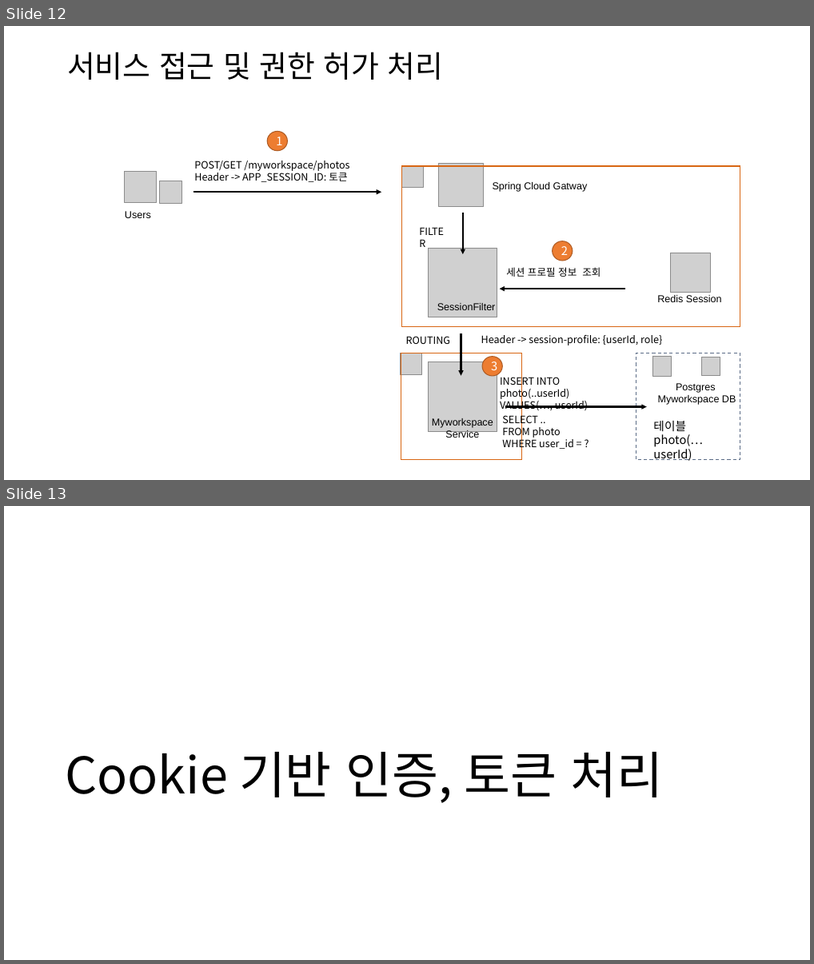
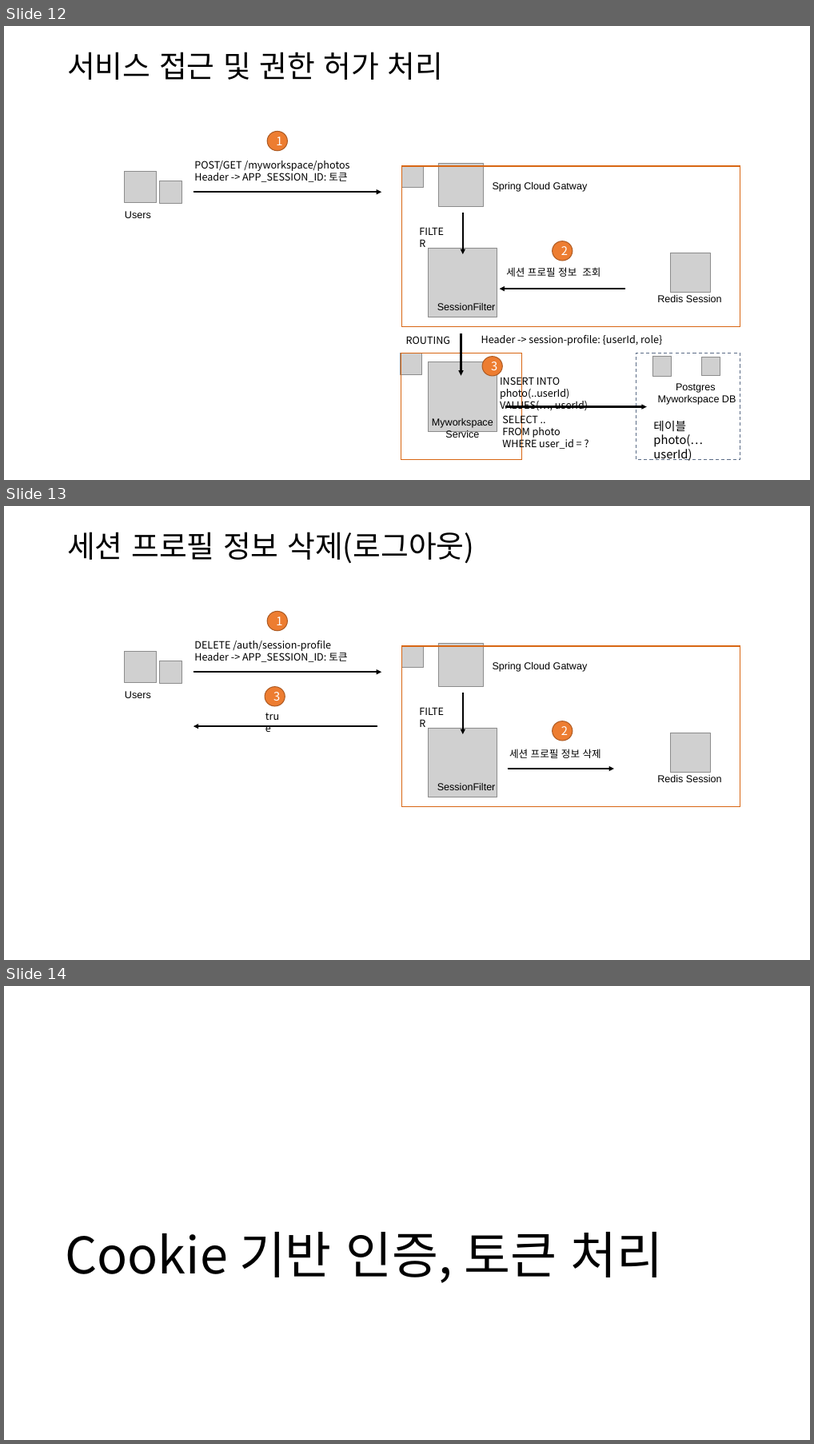
Before and after one commit to kdkcom1234/git2021, a slide deck: 8-msa-cloud/auth/-. 인증, 허가, 세션.pptx. Shown one above the other, each under a label of ours: slides 12 and 13 before the commit, slides 12, 13 and 14 after it. The pictures are 814x964 and 814x1444 pixels, drawn with LibreOffice and Linux fonts; fonts in the diff are those of the drawing; grey boxes stand for pictures. Boxes give left, top, right and bottom in pixels: in the first picture for what was removed or moved away, otherwise in the second. Text is boxed around its words. In the diff, an @@ line names an element or a change of style, - is before the commit and + after.

```diff
--- a/8-msa-cloud/auth/-. 인증, 허가, 세션.pptx
+++ b/8-msa-cloud/auth/-. 인증, 허가, 세션.pptx
@@ slide 13 added at (x1=4, y1=506, x2=810, y2=960), background #FFFFFF @@
@@ title added at (x1=67, y1=532, x2=474, y2=564), 36 pt, text #000000 @@
+세션 프로필 정보 삭제(로그아웃)
@@ ellipse added at (x1=267, y1=612, x2=287, y2=631), fill #ED7D31, outline #AF5C24 1 pt, 14 pt, text #FFFFFF @@
+1
@@ text added at (x1=194, y1=640, x2=347, y2=662), 12 pt, text #000000 @@
+DELETE /auth/session-profile
+Header -> APP_SESSION_ID: 토큰
@@ picture added at (x1=402, y1=645, x2=424, y2=667) @@
@@ rectangle added at (x1=402, y1=646, x2=741, y2=806), outline #D86613 1 pt @@
@@ picture added at (x1=439, y1=644, x2=484, y2=687) @@
@@ picture added at (x1=124, y1=651, x2=157, y2=682) @@
@@ picture added at (x1=159, y1=661, x2=182, y2=684) @@
@@ arrow added from (194, 672) to (382, 672), #000000 2 pt @@
@@ text added at (x1=493, y1=662, x2=588, y2=672), 12 pt, text #000000 @@
+Spring Cloud Gatway
@@ text added at (x1=125, y1=691, x2=151, y2=698), 12 pt, text #000000 @@
+Users
@@ ellipse added at (x1=265, y1=686, x2=285, y2=706), fill #ED7D31, outline #AF5C24 1 pt, 14 pt, text #FFFFFF @@
+3
@@ arrow added from (463, 692) to (463, 734), #000000 2 pt @@
@@ text added at (x1=260, y1=707, x2=290, y2=725), 12 pt, text #000000 @@
+true
@@ text added at (x1=414, y1=702, x2=454, y2=720), 12 pt, text #000000 @@
+FILTER
@@ ellipse added at (x1=553, y1=720, x2=573, y2=740), fill #ED7D31, outline #AF5C24 1 pt, 14 pt, text #FFFFFF @@
+2
@@ arrow added from (378, 726) to (194, 726), #000000 2 pt @@
@@ picture added at (x1=429, y1=728, x2=498, y2=796) @@
@@ picture added at (x1=670, y1=732, x2=710, y2=772) @@
@@ arrow added from (508, 768) to (614, 768), #000000 2 pt @@
@@ text added at (x1=510, y1=748, x2=602, y2=758), 12 pt, text #000000 @@
+세션 프로필 정보 삭제
@@ text added at (x1=438, y1=783, x2=496, y2=790), 12 pt, text #000000 @@
+SessionFilter
@@ text added at (x1=658, y1=775, x2=722, y2=782), 12 pt, text #000000 @@
+Redis Session
@@ what was slide 13 is now slide 14 @@
```
Also in this commit, not shown: 1 slide changed.
